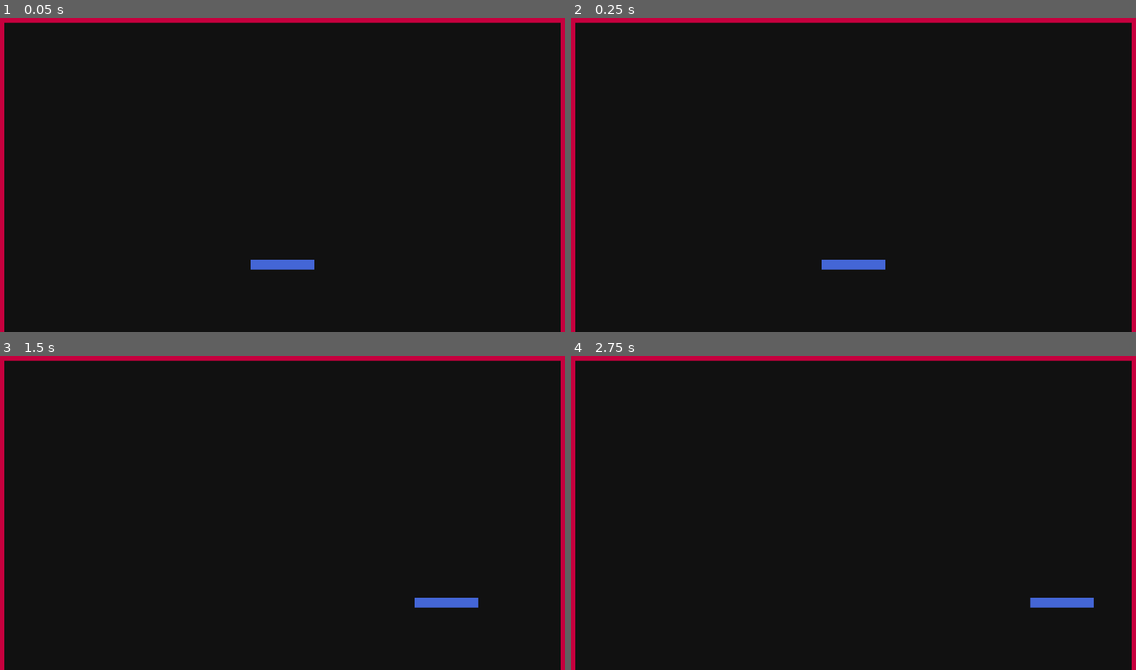
Above: before the commit, frames 1-4 (two rows, left to right).
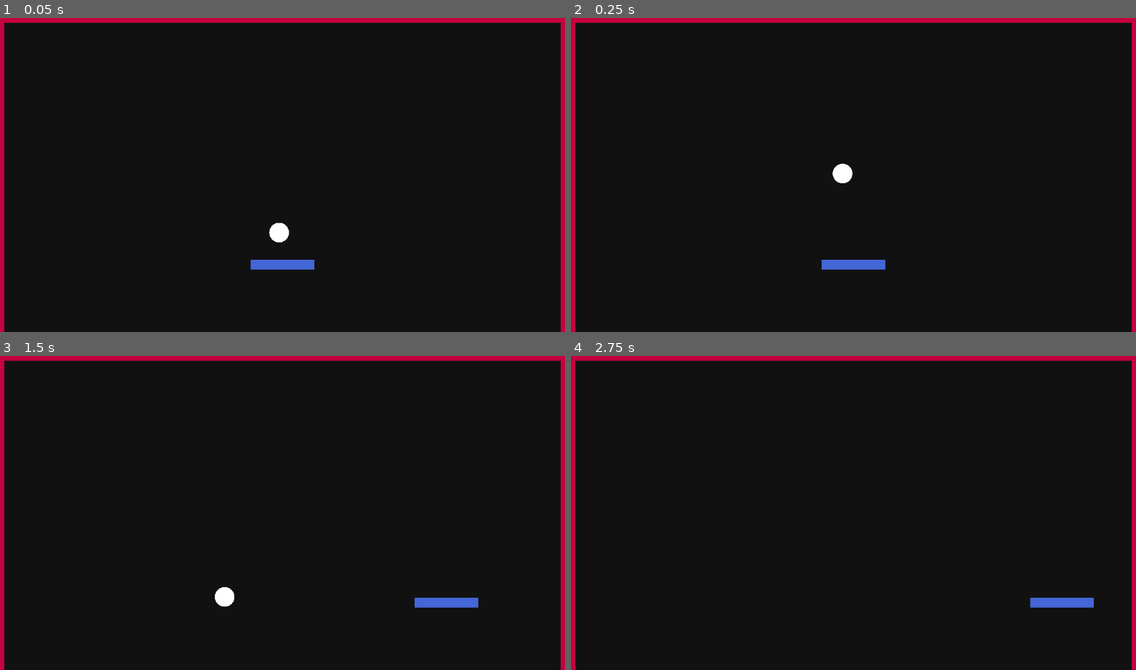
Above: after the commit, the same moments.

Repository: raykkun/Ball-Destroyer-With-Godot
Game: Godot game, scene res://Scene/root.tscn
Same seed, same stepped clock (60 frames per second), same inputs: the game is played once before the commit and once after it.
Inputs:
- Up to frame 1 (0.05 s): no input
- Up to frame 2 (0.25 s): no input
- Up to frame 3 (1.5 s): hold D (move_right) 0.53-1.28 s; hold A (move_left) from 1.28 s (still down)
- Up to frame 4 (2.75 s): release A (move_left) at 2.03 s; hold D (move_right) from 2.03 s (still down)

The runs differ from the first frame. In frame 1, 0.2% of the frame differs, in the area x 47-52%, y 65-72%; in frame 2, 0.2%; in frame 3, 0.2%; in frame 4, nothing differs.

Commit message:
Game Update

Diff:
--- a/Scene/ball.tscn
+++ b/Scene/ball.tscn
@@ -1,17 +1,22 @@
-[gd_scene load_steps=3 format=3 uid="uid://dwotovyk2ru7t"]
+[gd_scene load_steps=4 format=3 uid="uid://dwotovyk2ru7t"]
 
-[sub_resource type="SphereMesh" id="SphereMesh_0wd17"]
+[ext_resource type="Script" uid="uid://dpwfsiekv863l" path="res://Scripts/ball.gd" id="1_c2f4g"]
 
 [sub_resource type="CircleShape2D" id="CircleShape2D_c2f4g"]
 radius = 20.0
 
-[node name="Ball" type="RigidBody2D"]
+[sub_resource type="SphereMesh" id="SphereMesh_0wd17"]
+
+[node name="Ball" type="CharacterBody2D"]
+script = ExtResource("1_c2f4g")
+
+[node name="CollisionShape2D" type="CollisionShape2D" parent="."]
+shape = SubResource("CircleShape2D_c2f4g")
 
 [node name="MeshInstance2D" type="MeshInstance2D" parent="."]
 position = Vector2(-2.2826969e-06, 0.1351394)
-rotation = 3.1415927
+rotation = -3.1415925
 scale = Vector2(39.604652, -39.754383)
 mesh = SubResource("SphereMesh_0wd17")
 
-[node name="CollisionShape2D" type="CollisionShape2D" parent="."]
-shape = SubResource("CircleShape2D_c2f4g")
+[node name="VisibleOnScreenNotifier2D" type="VisibleOnScreenNotifier2D" parent="."]
--- a/Scene/root.tscn
+++ b/Scene/root.tscn
@@ -1,6 +1,7 @@
-[gd_scene load_steps=2 format=3 uid="uid://d05pl6wgir5h"]
+[gd_scene load_steps=3 format=3 uid="uid://d05pl6wgir5h"]
 
 [ext_resource type="PackedScene" uid="uid://baurdf1qwqyuk" path="res://Scene/paddle.tscn" id="1_0f46p"]
+[ext_resource type="PackedScene" uid="uid://dwotovyk2ru7t" path="res://Scene/ball.tscn" id="2_eglco"]
 
 [node name="Root" type="Node2D"]
 
@@ -18,8 +19,10 @@
 polygon = PackedVector2Array(16, 656, 16, 24, 1136, 24, 1136, 656, 1192, 656, 1192, -32, -56, -32, -56, 656)
 
 [node name="CollisionPolygon2D" type="CollisionPolygon2D" parent="Wall"]
-visible = false
 polygon = PackedVector2Array(16, 656, 16, 24, 1136, 24, 1136, 656, 1192, 656, 1192, -32, -56, -32, -56, 656)
 
 [node name="Paddle" parent="." instance=ExtResource("1_0f46p")]
 position = Vector2(576, 512)
+
+[node name="Ball" parent="." instance=ExtResource("2_eglco")]
+position = Vector2(573, 477)
--- /dev/null
+++ b/Scripts/ball.gd
@@ -0,0 +1,18 @@
+extends CharacterBody2D
+
+const SPEED : float = 600.0
+var direction = Vector2.ZERO
+
+func _ready() -> void:
+	randomize_direction()
+
+func _physics_process(delta: float) -> void:
+	var collision = move_and_collide(direction * SPEED * delta)
+
+	if collision:
+		direction = direction.bounce(collision.get_normal()).normalized()
+
+func randomize_direction():
+	direction = Vector2(
+		randf_range(-1.0, 1-0), -1
+	).normalized()
Not shown, added: Scripts/ball.gd.uid
